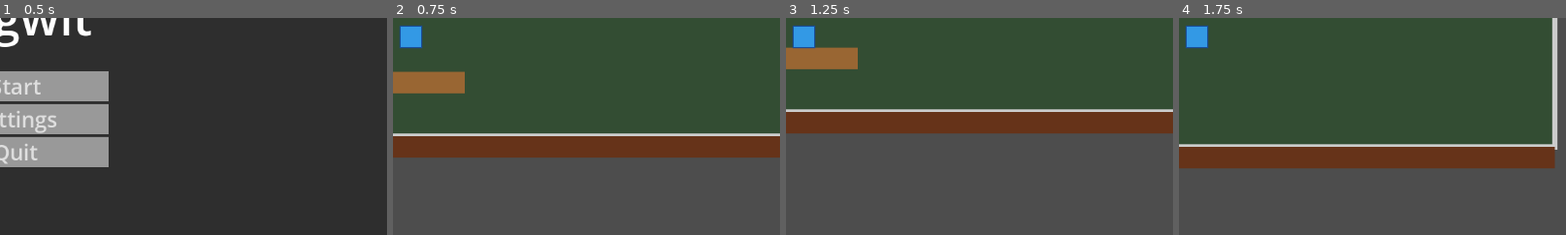
Above: before the commit, frames 1-4 (left to right).
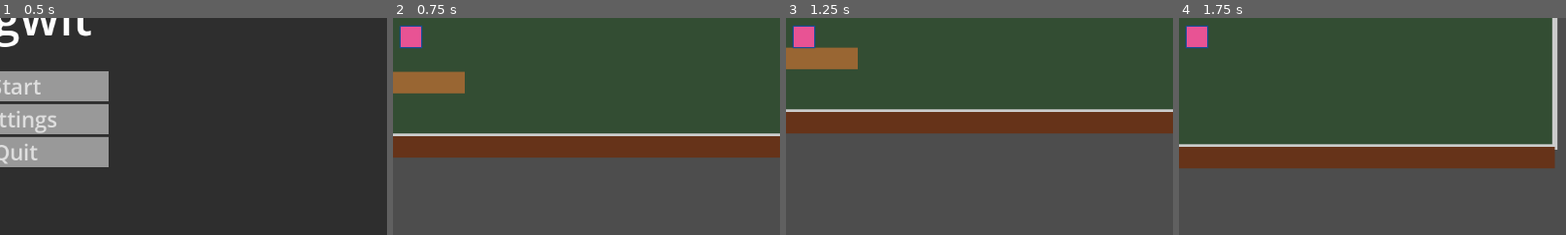
Above: after the commit, the same moments.

Repository: d-v-b/ld58
Game: Godot game, scene res://scenes/main_menu.tscn
Same seed, same stepped clock (60 frames per second), same inputs: the game is played once before the commit and once after it.
Inputs (mouse positions are % of the whole screen's width and height, from its top left):
- Up to frame 1 (0.5 s): no input
- Up to frame 2 (0.75 s): click "Start" at 0.5 s
- Up to frame 3 (1.25 s): no input
- Up to frame 4 (1.75 s): tap Enter at 1.25 s; move the mouse to (72, 45) at 1.27 s; press the mouse at (72, 45) at 1.28 s; hold Right (ui_right) from 1.28 s (still down); tap Space (jump) at 1.52 s
The pictures show only the part of the screen within x 48-98%, y 46-96%; the shares and areas given below are measured in that part.

Frame 1 is identical in both runs. In frame 2, 0.5% of the frame differs, in the area x 2-8%, y 4-14%; in frame 3, 0.5%; in frame 4, 0.5%.

Commit message:
Adding a mining_block object that has health points and can be clicked to destroy

Diff:
--- a/Collector/project.godot
+++ b/Collector/project.godot
@@ -50,6 +50,11 @@
 "events": [Object(InputEventKey,"resource_local_to_scene":false,"resource_name":"","device":-1,"window_id":0,"alt_press …(191 unchanged characters)…
 ]
 }
+action_mine={
+"deadzone": 0.2,
+"events": [Object(InputEventMouseButton,"resource_local_to_scene":false,"resource_name":"","device":-1,"window_id":0,"alt_pressed":false,"shift_pressed":false,"ctrl_pressed":false,"meta_pressed":false,"button_mask":0,"position":Vector2(0, 0),"global_position":Vector2(0, 0),"factor":1.0,"button_index":1,"canceled":false,"pressed":false,"double_click":false,"script":null)
+]
+}
 
 [rendering]
 
--- a/Collector/scenes/game.tscn
+++ b/Collector/scenes/game.tscn
@@ -21,6 +21,7 @@
 offset_top = -600.0
 offset_right = 800.0
 offset_bottom = 600.0
+mouse_filter = 1
 color = Color(0.2, 0.3, 0.2, 1)
 
 [node name="ArenaBorder" type="Line2D" parent="Arena"]
--- /dev/null
+++ b/Collector/scenes/mining_block.tscn
@@ -0,0 +1,22 @@
+[gd_scene load_steps=4 format=3 uid="uid://swkim5fvj60i"]
+
+[ext_resource type="Texture2D" uid="uid://b6n2rcl8h75ym" path="res://assets/mining_block.png" id="1_46eo0"]
+[ext_resource type="Script" uid="uid://dtq5gci0j3xnb" path="res://scripts/mining_block.gd" id="1_hy1y5"]
+
+[sub_resource type="RectangleShape2D" id="RectangleShape2D_xy1sk"]
+size = Vector2(60, 60)
+
+[node name="MiningBlock" type="StaticBody2D"]
+input_pickable = true
+script = ExtResource("1_hy1y5")
+
+[node name="CollisionShape2D" type="CollisionShape2D" parent="."]
+position = Vector2(0, 1)
+shape = SubResource("RectangleShape2D_xy1sk")
+
+[node name="Sprite2D" type="Sprite2D" parent="."]
+texture = ExtResource("1_46eo0")
+
+[connection signal="destroy" from="." to="." method="_on_destroy"]
+[connection signal="input_event" from="." to="." method="_on_input_event"]
+[connection signal="mine" from="." to="." method="_on_mine"]
--- a/Collector/scenes/player.tscn
+++ b/Collector/scenes/player.tscn
@@ -1,14 +1,18 @@
 [gd_scene load_steps=2 format=3 uid="uid://cgohnh6jevo5g"]
 
 [ext_resource type="Script" uid="uid://bl5mo6r5glp31" path="res://scripts/player.gd" id="1_t5m8q"]
+
+[sub_resource type="RectangleShape2D" id="RectangleShape2D_3vyb7"]
+size = Vector2(44, 44)
 
 [node name="Player" type="CharacterBody2D"]
 script = ExtResource("1_t5m8q")
 
 [node name="CollisionShape2D" type="CollisionShape2D" parent="."]
+shape = SubResource("RectangleShape2D_3vyb7")
 
 [node name="PlayerVisual" type="Polygon2D" parent="."]
-color = Color(0.2, 0.6, 0.9, 1)
+color = Color(0.91162574, 0.32836854, 0.5839771, 1)
 polygon = PackedVector2Array(-20, -20, 20, -20, 20, 20, -20, 20)
 
 [node name="PlayerBorder" type="Line2D" parent="."]
--- /dev/null
+++ b/Collector/scripts/mining_block.gd
@@ -0,0 +1,21 @@
+extends Node2D
+
+signal mine
+signal destroy
+
+@export var health: int = 5
+
+func _on_mine() -> void:
+	reduce_health()
+
+func _on_destroy() -> void:
+	queue_free()
+
+func _on_input_event(viewport: Node, event: InputEvent, shape_idx: int) -> void:
+	if event.is_action_pressed("action_mine"):
+		mine.emit()
+
+func reduce_health(value: int = 1):
+	health -= value
+	if health <= 0:
+		destroy.emit()
Binary file added: Collector/assets/mining_block.png
Not shown, added: Collector/assets/mining_block.png.import
Not shown, added: Collector/scripts/mining_block.gd.uid
